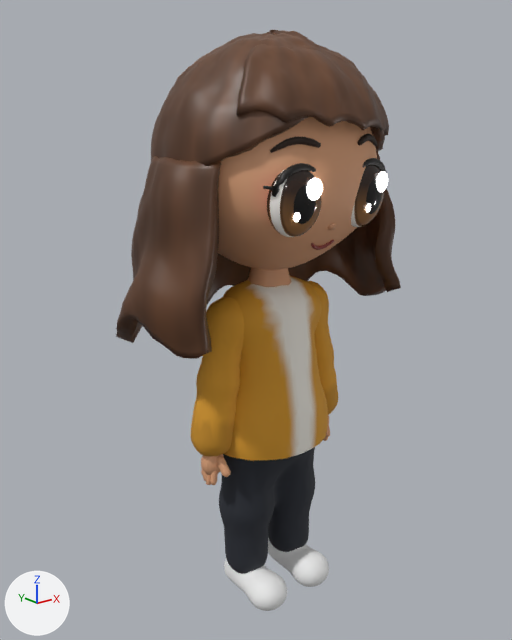
A saved change to the glTF model assets/characters/crew/lyra.glb.
Camera for both pictures: a 50 mm camera at (-0.852, -1.024, 1.006) aimed at (0.004, 0.046, 0.578). Every picture has the same lights, and +X, +Y and +Z are marked at lower left. The first picture is the older version.

Names of what the first picture shows: 'eye.L', 'eye.R', 'lyra_body', 'lyra_hair', 'lyra_pants', 'lyra_top', 'shoe.L', 'shoe.R' and 13 more.
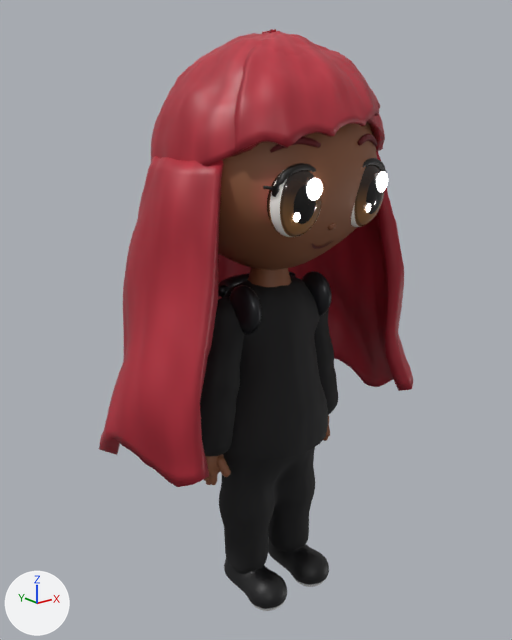
What the commit changed:
Material 'acc_neck_headphones' (mat_acc_neck_headphones) is new.
Its base color is (0.0194, 0.0203, 0.0242) (black #26272b).
Its metallic is 0.4.
Its roughness is 0.3.
me_mesh has 8663 vertices, 17310 faces and spans x -0.2..0.2, y -0.187..0.186, z 0.038..1.075.
me_mesh is used by ob_lyra_body; location (0.0, 0.0, 0.0).
me_mesh part 1: 17310 kept faces spanning x -0.2..0.2, y -0.187..0.186, z 0.038..1.075 get new vertex colours; the middle colour goes from beige #dca27a to brown #8a5638.
me_hair_cap is used by ob_lyra_hair; location (0.0, 0.0, 0.0).
me_hair_cap had 11232 vertices, 22456 faces and spanned x -0.301..0.303, y -0.199..0.247, z 0.55..1.12.
me_hair_cap now has 11232 vertices, 22456 faces and spans x -0.343..0.346, y -0.203..0.282, z 0.332..1.12.
me_hair_cap part 2: 6185 of 11232 vertices moved; they spanned x -0.301..0.303, y -0.199..0.247, z 0.55..1.12 and now span x -0.343..0.346, y -0.203..0.282, z 0.332..1.12; mean shift (-0.001, 0.003, -0.072); largest move (-0.257, -0.017, 0.644) -> (-0.291, -0.019, 0.415).
me_hair_cap part 3: 22350 kept faces spanning x -0.343..0.346, y -0.203..0.282, z 0.332..1.12 get new vertex colours; the middle colour goes from brown #563621 to red #a82635.
me_mesh_002 has 3570 vertices, 7046 faces and spans x -0.183..0.182, y -0.11..0.11, z 0.342..0.68.
me_mesh_002 is used by ob_lyra_top; location (0.0, 0.0, 0.0).
me_mesh_002 part 4: 7046 faces centred in x -0.182..0.182, y -0.11..0.11, z 0.343..0.68 are repainted in the vertex colours; the middle colour goes from orange #d89a2a to black #141416.
me_mesh_005 has 1796 vertices, 3588 faces and spans x 0.019..0.101, y -0.112..0.056, z -0.006..0.114.
me_mesh_005 is used by ob_shoe_l; location (0.0, 0.0, 0.0).
me_mesh_005 part 5: 2694 faces centred in x 0.019..0.101, y -0.112..0.056, z 0.016..0.114 are repainted in the vertex colours; the middle colour goes from white #f0f0f0 to black #141416.
me_mesh_011 has 1796 vertices, 3588 faces and spans x -0.101..-0.019, y -0.112..0.056, z -0.006..0.114.
me_mesh_011 is used by ob_shoe_r; location (0.0, 0.0, 0.0).
me_mesh_011 part 6: 2694 faces centred in x -0.101..-0.019, y -0.112..0.056, z 0.016..0.114 are repainted in the vertex colours; the middle colour goes from white #f0f0f0 to black #141416.
Mesh me_nhp_band is new.
It has 838 vertices, 1664 faces and spans x -0.11..0.11, y -0.077..0.092, z 0.589..0.681.
It uses material mat_acc_neck_headphones (black #26272b).
Object 'neck_headphones' (ob_neck_headphones) is new; it shows me_nhp_band.
Its location is (0.0, 0.0, 0.0).

Location of each change, [x1, y1, x2, y2] in pixels of the pictures (512 x 640 px; the box of a moved part takes in the faces that stretch with it):
'lyra_hair', reshaped (10% wider, 39% taller)
    before: [116, 30, 401, 359]
    after: [99, 29, 413, 487]
'neck_headphones', added (black)
    after: [218, 271, 332, 334]
part 1 of me_mesh, recoloured (beige to brown)
    both: [205, 124, 377, 475]
part 2 of me_hair_cap, moved or reshaped
    before: [116, 30, 401, 359]
    after: [99, 29, 413, 487]
part 3 of me_hair_cap, recoloured (brown to red)
    before: [116, 30, 401, 359]
    after: [99, 29, 413, 487]
part 4 of me_mesh_002, recoloured (orange to black)
    before: [191, 276, 338, 460]
    after: [200, 276, 338, 460]
part 5 of me_mesh_005, recoloured (white to black)
    both: [268, 538, 329, 585]
part 6 of me_mesh_011, recoloured (white to black)
    both: [224, 559, 287, 610]
